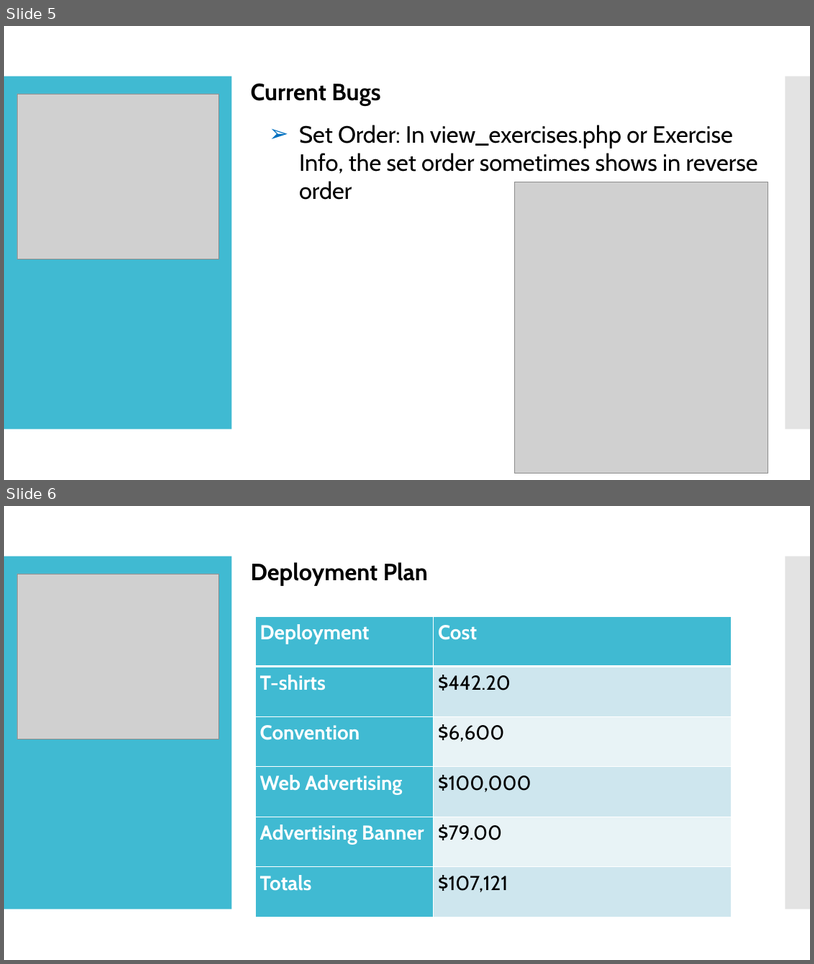
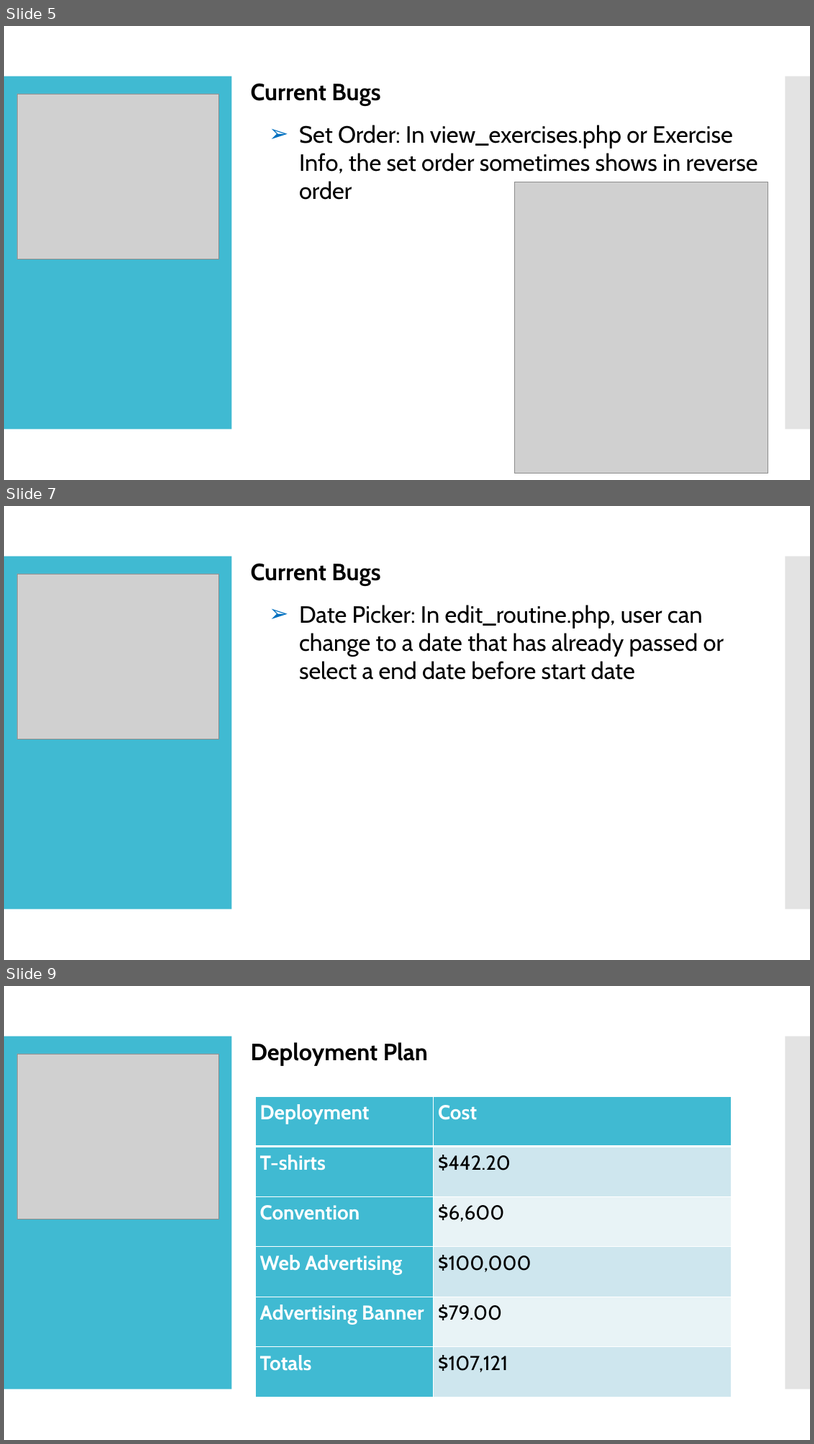
Before and after one commit to chengyeh/Workout-Buddy, a slide deck: documentation/EECS448_Project4_Group8.pptx. Shown one above the other, each under a label of ours: slides 5 and 6 before the commit, slides 5, 7 and 9 after it; the slides between them are not shown. The pictures are 814x964 and 814x1444 pixels, drawn with LibreOffice and Linux fonts; fonts in the diff are those of the drawing; grey boxes stand for pictures. Boxes give left, top, right and bottom in pixels: in the first picture for what was removed or moved away, otherwise in the second. Text is boxed around its words. In the diff, an @@ line names an element or a change of style, - is before the commit and + after.

Commit message:
Add more bugs to presentaion PowerPoint

```diff
--- a/documentation/EECS448_Project4_Group8.pptx
+++ b/documentation/EECS448_Project4_Group8.pptx
@@ slide 7 added at bbox=[4, 506, 810, 960], background #FFFFFF; not listed: 2 template elements that a slide beside it also shows @@
@@ text added at bbox=[251, 563, 381, 586], 28 pt, text #000000, bold @@
+Current Bugs
@@ picture added at bbox=[17, 574, 219, 739] @@
@@ text added at bbox=[299, 605, 724, 680], 28 pt, text #000000 @@
+  ➢ Date Picker: In edit_routine.php, user can change to a date that has already passed or select a end date before start date
@@ what was slide 6 is now slide 9 @@
```
Also in this commit, not shown: 1 slide changed, 2 other slides added.
